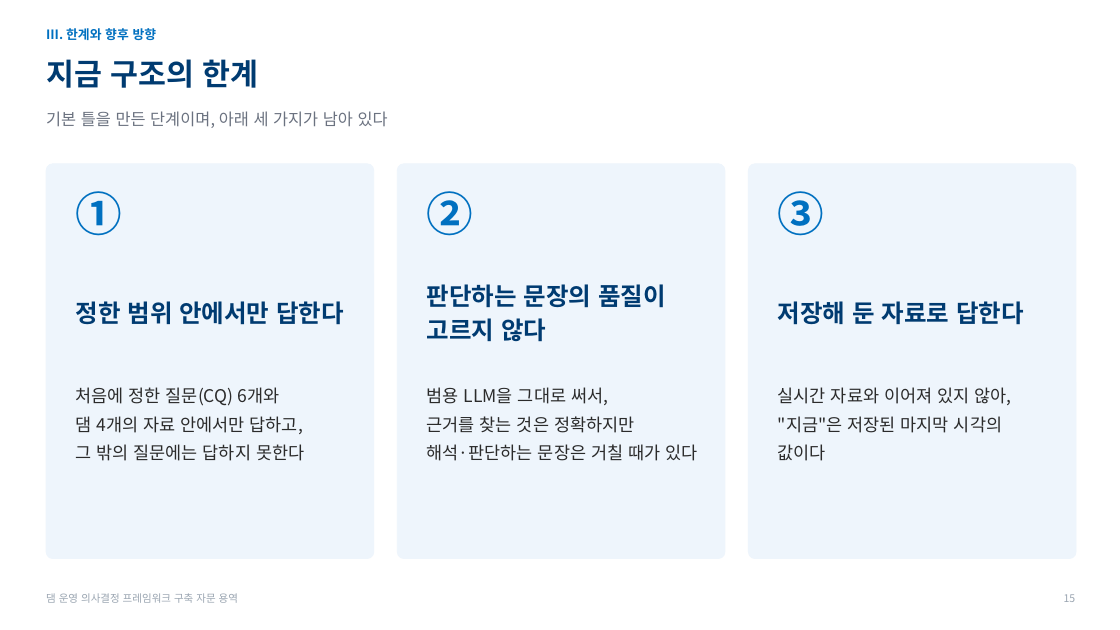
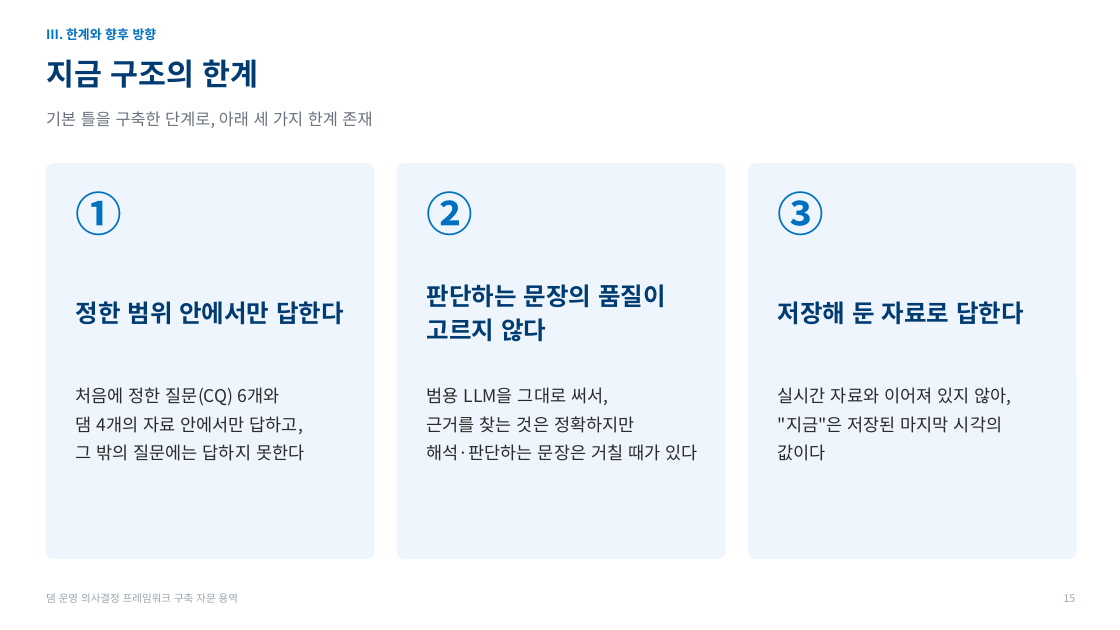
Before and after one commit to mkm1119/KGRAG-LLM, a slide deck: slide 15 of project_khnp/2026.11.26_한강수력본부_발표자료_초안.pptx. Drawn at 1120x630 pixels with LibreOffice and Linux fonts; fonts in the diff are those of the drawing; background and template pictures are left out. Boxes give left, top, right and bottom in pixels: in the first picture for what was removed or moved away, otherwise in the second. Text is boxed around its words. In the diff, an @@ line names an element or a change of style, - is before the commit and + after.

```diff
--- a/project_khnp/2026.11.26_한강수력본부_발표자료_초안.pptx
+++ b/project_khnp/2026.11.26_한강수력본부_발표자료_초안.pptx
@@ text at [46, 111, 372, 128]: text changed @@
-기본 틀을 만든 단계이며, 아래 세 가지가 남아 있다
+기본 틀을 구축한 단계로, 아래 세 가지 한계 존재
```
Also in this commit, not shown: 5 other slides changed, 1 other file.
